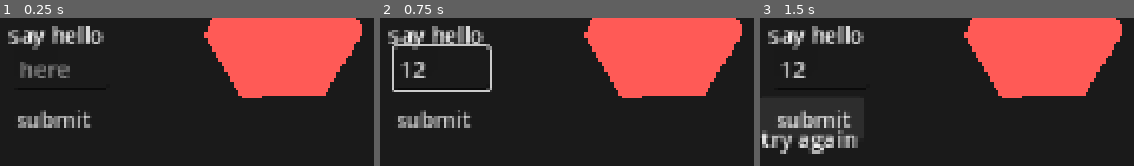
Above: before the commit, frames 1-3 (left to right).
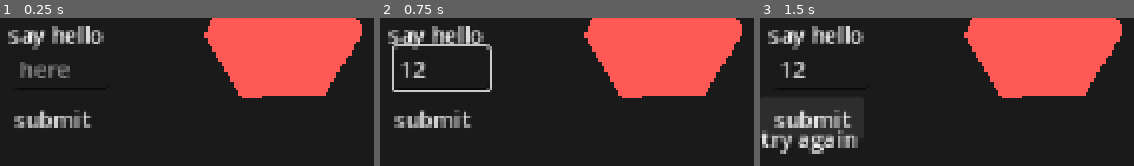
Above: after the commit, the same moments.

Repository: cristiehenry/godot-rnd
Game: Godot game, scene res://scenes/main.tscn
Same seed, same stepped clock (60 frames per second), same inputs: the game is played once before the commit and once after it.
Inputs (mouse positions are in pixels of both pictures, inside the frame that each line leads up to):
- Up to frame 1 (0.25 s): no input
- Up to frame 2 (0.75 s): click (439, 68) at 0.52 s; type "12" at 0.6 s
- Up to frame 3 (1.5 s): click "submit" at 1.25 s

The runs differ from the first frame. In frame 1, 1.3% of the frame differs, in the area x 3-23%, y 62-75%; in frame 2, 1.3%; in frame 3, 1.2%.

Commit message:
ready for ci build

Diff:
--- a/project.godot
+++ b/project.godot
@@ -10,9 +10,9 @@
 
 [application]
 
-config/name="lexichromb"
-run/main_scene="uid://bbvvv53m7xt4u"
-config/features=PackedStringArray("4.7", "Forward Plus")
+config/name="godot-rnd"
+run/main_scene="res://scenes/main.tscn"
+config/features=PackedStringArray("4.2", "Forward Plus")
 config/icon="res://icon.svg"
 
 [display]
@@ -27,4 +27,4 @@
 [rendering]
 
 rendering_device/driver.windows="d3d12"
-environment/defaults/default_clear_color=Color(0.10186752, 0.10186758, 0.10186755, 1)
+environment/defaults/default_clear_color=Color(0.101868, 0.101868, 0.101868, 1)
--- a/scenes/main.tscn
+++ b/scenes/main.tscn
@@ -1,12 +1,12 @@
-[gd_scene format=3 uid="uid://bbvvv53m7xt4u"]
+[gd_scene load_steps=3 format=3 uid="uid://bbvvv53m7xt4u"]
 
-[ext_resource type="Script" uid="uid://cp7dk7lsmys0a" path="res://scenes/control.gd" id="1_o5qli"]
+[ext_resource type="Script" path="res://scenes/control.gd" id="1_o5qli"]
 
 [sub_resource type="Theme" id="Theme_5c407"]
 
-[node name="main" type="Node" unique_id=764843442]
+[node name="main" type="Node"]
 
-[node name="Control" type="Control" parent="." unique_id=1725224518]
+[node name="Control" type="Control" parent="."]
 light_mask = 0
 layout_mode = 3
 anchors_preset = 15
@@ -17,17 +17,17 @@
 theme = SubResource("Theme_5c407")
 script = ExtResource("1_o5qli")
 
-[node name="MarginContainer" type="MarginContainer" parent="Control" unique_id=1943614493]
+[node name="MarginContainer" type="MarginContainer" parent="Control"]
 layout_mode = 0
 offset_right = 40.0
 offset_bottom = 40.0
 
-[node name="Panel" type="Panel" parent="Control" unique_id=261524667]
+[node name="Panel" type="Panel" parent="Control"]
 layout_mode = 0
 offset_right = 40.0
 offset_bottom = 40.0
 
-[node name="Label" type="Label" parent="Control/Panel" unique_id=695646640]
+[node name="Label" type="Label" parent="Control/Panel"]
 layout_mode = 0
 offset_right = 80.0
 offset_bottom = 23.0
@@ -35,33 +35,31 @@
 horizontal_alignment = 1
 vertical_alignment = 1
 max_lines_visible = 1
-visible_characters = 15
-visible_ratio = 3.75
 
-[node name="EnterHere" type="LineEdit" parent="Control/Panel" unique_id=263108564]
+[node name="EnterHere" type="LineEdit" parent="Control/Panel"]
 layout_mode = 1
 anchors_preset = -1
-anchor_left = 0.17500001
+anchor_left = 0.175
 anchor_top = 0.544
 anchor_right = 1.552
 anchor_bottom = 1.195
-offset_left = 2.9999995
-offset_top = -0.76000214
-offset_right = 16.419998
-offset_bottom = 4.199997
+offset_left = 3.0
+offset_top = -0.760002
+offset_right = 16.42
+offset_bottom = 4.2
 placeholder_text = "here"
 
-[node name="SubmitButton" type="Button" parent="Control/Panel" unique_id=2145319358]
+[node name="SubmitButton" type="Button" parent="Control/Panel"]
 layout_mode = 1
 anchors_preset = -1
-anchor_left = 0.044000003
-anchor_top = 1.4250001
-anchor_right = 1.8750001
+anchor_left = 0.044
+anchor_top = 1.425
+anchor_right = 1.875
 anchor_bottom = 2.2
-offset_left = -1.7600001
+offset_left = -1.76
 text = "submit"
 
-[node name="SuccessMessage" type="Label" parent="Control/Panel" unique_id=240025339]
+[node name="SuccessMessage" type="Label" parent="Control/Panel"]
 layout_mode = 0
 offset_left = 1.0
 offset_top = 75.0
@@ -69,9 +67,9 @@
 offset_bottom = 101.0
 max_lines_visible = 1
 
-[node name="Polygon2D" type="Polygon2D" parent="." unique_id=324568417]
+[node name="Polygon2D" type="Polygon2D" parent="."]
 show_behind_parent = true
-color = Color(1, 0.3529412, 0.3372549, 1)
+color = Color(1, 0.352941, 0.337255, 1)
 polygon = PackedVector2Array(231.5, -37, 171.5, -36.5, 147, 13, 174, 57.5, 234, 55, 262.5, 8.5)
 uv = PackedVector2Array(231.5, -37, 171.5, -36.5, 147, 13, 174, 57.5, 234, 55, 262.5, 8.5)
 
Not shown, added: icon.svg.import
